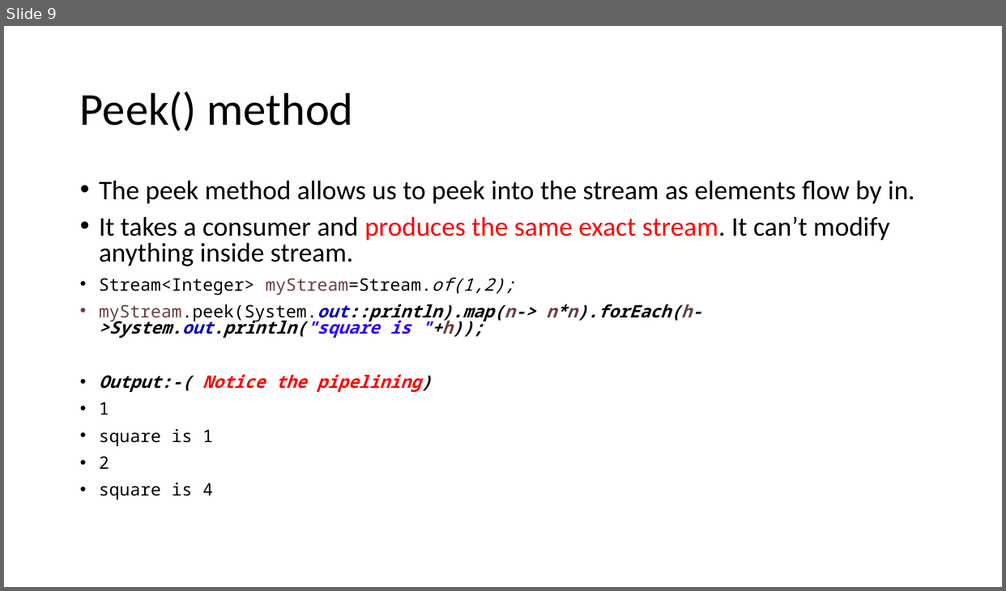
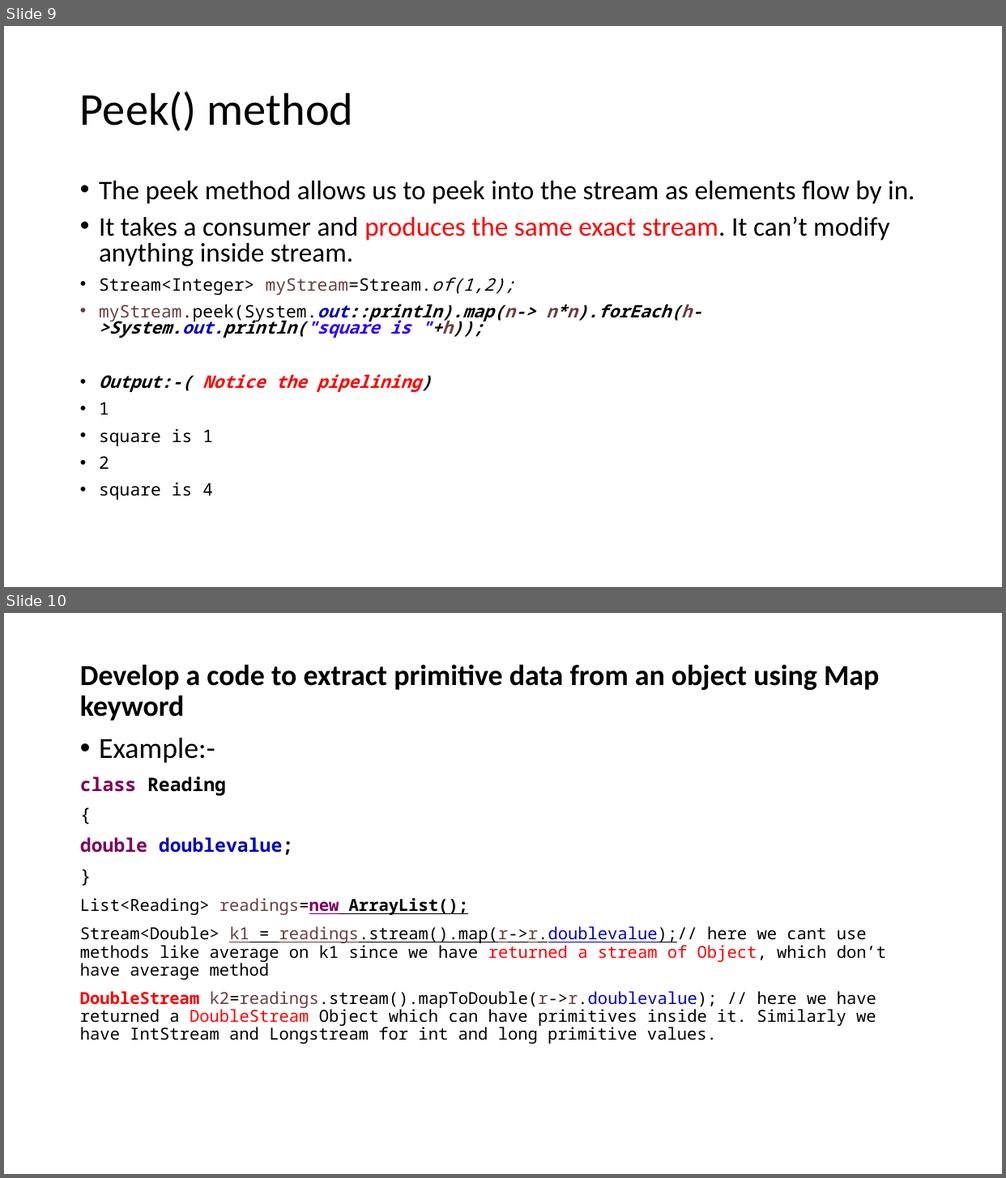
Before and after one commit to aroranishant8/JavaNotes, a slide deck: Java8/Lambda/Streams.pptx. Shown one above the other, each under a label of ours: slide 9 before the commit, slides 9 and 10 after it. The pictures are 1006x591 and 1006x1178 pixels, drawn with LibreOffice and Linux fonts; fonts in the diff are those of the drawing. Boxes give left, top, right and bottom in pixels: in the first picture for what was removed or moved away, otherwise in the second. Text is boxed around its words. In the diff, an @@ line names an element or a change of style, - is before the commit and + after.

```diff
--- a/Java8/Lambda/Streams.pptx
+++ b/Java8/Lambda/Streams.pptx
@@ slide 10 added at bbox=[4, 613, 1002, 1174], background #FFFFFF @@
@@ text added at bbox=[80, 664, 886, 1044], 16 pt, text #000000 @@
+Develop a code to extract primitive data from an object using Map keyword
+• Example:-
+class Reading
+{
+double doublevalue;
+}
+List<Reading> readings=new ArrayList();
+Stream<Double> k1 = readings.stream().map(r->r.doublevalue);// here we cant use methods like average on k1 since we have returned a stream of Object, which don’t have average method
+DoubleStream k2=readings.stream().mapToDouble(r->r.doublevalue); // here we have returned a DoubleStream Object which can have primitives inside it. Similarly we have IntStream and Longstream for int and long primitive values.
```
Also in this commit, not shown: 2 slides changed, 5 other slides added.
